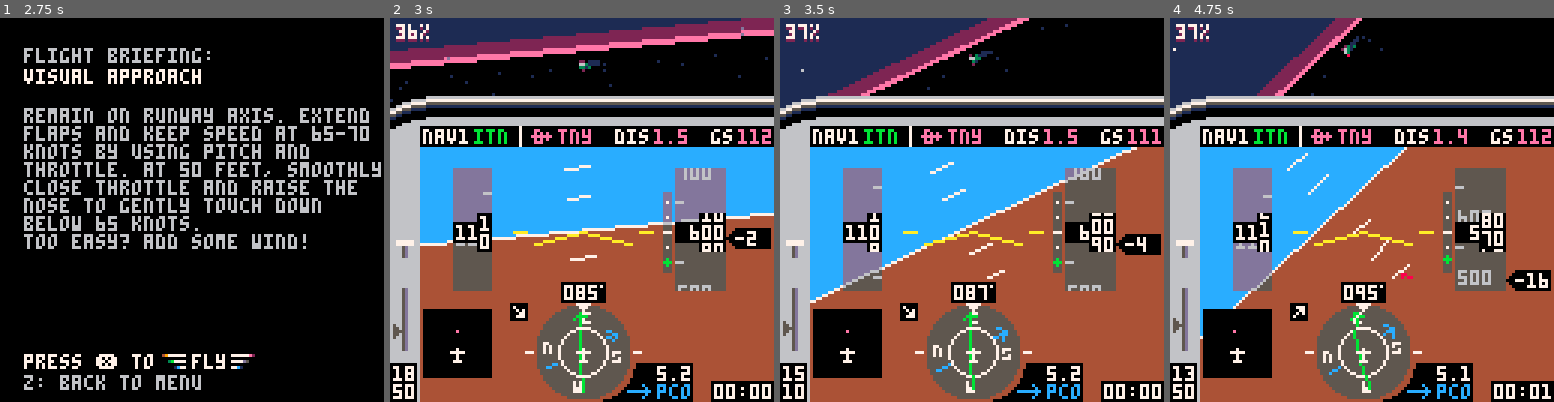
Above: before the commit, frames 1-4 (left to right).
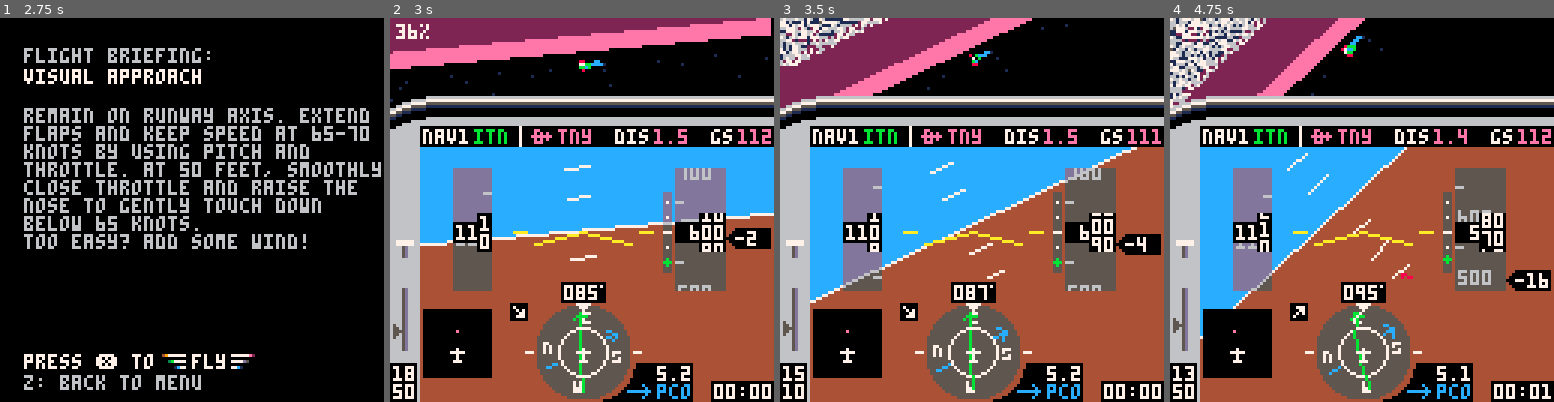
Above: after the commit, the same moments.

Repository: freds72/tiny_sim
Game: PICO-8 cartridge carts/tinysim.p8
Same seed, same stepped clock (60 frames per second), same inputs: the game is played once before the commit and once after it.
Inputs:
- Up to frame 1 (2.75 s): tap O (Z key) at 0.33, 0.7, 1.43, 2.22 s; tap X (X key) at 1.07, 2.07, 2.4, 2.73 s; hold Left 1.97-2.37 s; hold Down from 2.42 s (still down)
- Up to frame 2 (3 s): release Down at 2.82 s; hold Right from 2.87 s (still down)
- Up to frame 3 (3.5 s): keep holding Right; tap X (X key) at 3.07, 3.4 s; tap O (Z key) at 3.1 s
- Up to frame 4 (4.75 s): release Right at 3.53 s; hold Up 3.58-4.08 s; tap X (X key) every 0.33 s from 3.73 to 4.73 s; tap O (Z key) at 3.98 s; hold Right 4.13-4.53 s; hold Down from 4.58 s (still down)

Frame 1 is identical in both runs. In frame 2, 6.8% of the frame differs, in the area x 0-100%, y 0-15%; in frame 3, 8.2%, in the area x 0-66%, y 0-24%; in frame 4, 7.2%.

Commit message:
textured cloud layer removed lightline

Diff:
--- a/carts/tinysim.p8
+++ b/carts/tinysim.p8
@@ -16,7 +16,7 @@
 
 --weather (name,wind,ceiling,bg color,sky gradient,light_ramp x offset, inverse light distance)
 local wx={
-	{name="clear, calm",dir={0,0},sky_gradient={0xee,0xffff,0x2e,0xffff,0x11,0xffff}},
+	{name="clear, calm",dir={0,0},ceiling=20000,sky_gradient={0xee,0xffff,0x2e,0xffff,0x11,0xffff}},
   {name="clouds, breezy",dir={60,10},ceiling=500,bkg_color=5,sky_gradient={0x66,0xa5a5,0x65,0xa5a5,0x55,0xa5a5},light_ramp=68,light_dist=12},
   {name="low clouds, stormy",dir={10,30},ceiling=200,bkg_color=5,sky_gradient={0x66,0xa5a5,0x65,0xa5a5,0x55,0xa5a5},light_ramp=68,light_dist=8}}
 
@@ -884,8 +884,8 @@
 	 elseif menu==3 then
 	   drawbriefing()
 	 else
-	 	cls(wx[wnd].bkg_color or 0)
- 		clip()
+	 	cls(0) --wx[wnd].bkg_color or 0)
+ 		clip(0,0,127,40)
    -- 3d
 	  draw_ground()
 	  zbuf_draw()
@@ -953,9 +953,6 @@
  sset(74,0,sget(72,c))
 	light_shades[c]=unpack_ramp(74,0)
 end
-
---
-local dither_pat={0b1111111111111111,0b0111111111111111,0b0111111111011111,0b0101111111011111,0b0101111101011111,0b0101101101011111,0b0101101101011110,0b0101101001011110,0b0101101001011010,0b0001101001011010,0b0001101001001010,0b0000101001001010,0b0000101000001010,0b0000001000001010,0b0000001000001000,0b0000000000000000}
 
 -- zbuffer (kind of)
 local drawables={}
@@ -1150,12 +1147,13 @@
 
 		-- draw line
 		if viz==true then
-   local x0,y0,z0,w0=cam:project2d(a)
-   local x1,y1,z1,w1=cam:project2d(b)
+   local p0=cam:project2d(a)
+   local p1=cam:project2d(b)
    -- is it a light line?
    if e.n then
-     local bloom=lerp(24,12,mid(-20*v_dot({cam.m[3],cam.m[7],cam.m[11]},v_up),0,1))
-     lightline(x0,y0,x1,y1,c,0,w0,t*e.n,w1,bloom,out)
+     --local bloom=lerp(24,12,mid(-20*v_dot({cam.m[3],cam.m[7],cam.m[11]},v_up),0,1))
+     --lightline(x0,y0,x1,y1,c,0,w0,t*e.n,w1,bloom,out)
+     line(p0[1],p0[2],p1[1],p1[2],c)
    else
      --line(x0,y0,x1,y1,c)
    end
@@ -1204,15 +1202,19 @@
 		if d1>0 then
 			if d0<=0 then
 				local r=make_v(v0,v1)
-				v_scale(r,d0/(d0-d1))
+				local t=d0/(d0-d1)
+				v_scale(r,t)
 				v_add(r,v0)
+				if(v0[4]) r[4],r[5]=lerp(v0[4],v1[4],t),lerp(v0[5],v1[5],t)
 				add(res,r)
 			end
 			add(res,v1)
 		elseif d0>0 then
 			local r=make_v(v0,v1)
-			v_scale(r,d0/(d0-d1))
+			local t=d0/(d0-d1)
+			v_scale(r,t)
 			v_add(r,v0)
+			if(v0[4]) r[4],r[5]=lerp(v0[4],v1[4],t),lerp(v0[5],v1[5],t)
 			add(res,r)
 		end
 		v0,d0=v1,d1
@@ -1251,17 +1253,6 @@
       m_inv(self.m)
       m_inv(self.m_billboard)
 		end,
-		project=function(self,x,y,z)
-			-- world to view
-			x-=self.pos[1]
-			y-=self.pos[2]
-			z-=self.pos[3]
-			x,y,z=m_x_xyz(self.m,x,y,z)
-
-			-- view to screen
-	 	  local w=focal/z
- 		  return x0+x*w,y0-y*w,z,w
-    end,
     -- to camera space
     modelview=function(self,m,v)
       v=v_clone(v)
@@ -1276,7 +1267,7 @@
     project2d=function(self,v)
   	  -- view to screen
   	  local w=focal/v[3]
-  	  return x0+v[1]*w,y0-v[2]*w,v[3],w
+  	  return {x0+v[1]*w,y0-v[2]*w,w,v[4] and v[4]*w,v[5] and v[5]*w}
 		end,
 		-- draw the given vertices using function fn
 		-- performs cam space clipping
@@ -1289,6 +1280,7 @@
 	return c
 end
 
+--[[
 local stars={}
 for i=1,48 do
 	local v={rnd()-0.5,rnd(0.25),rnd()-0.5}
@@ -1298,32 +1290,34 @@
 	v_scale(v,32)
 	add(stars,v)
 end
-
+]]
 function draw_clouds()
  local ceiling=wx[wnd].ceiling
  -- clear sky?
  if not ceiling then
   -- stars
- 	for _,v in pairs(stars) do
+  --[[
+ 	  for _,v in pairs(stars) do
 			local x,y,z,w=cam:project(cam.pos[1]+v[1],cam.pos[2]+v[2],cam.pos[3]+v[3])
 			if(z>0) pset(x,y,v.c)
 		end
+    ]]
 		return
  end
 
  local cloudy=ceiling/120-cam.pos[2]
- local zfar=2048
+ local zfar=512
  local cloudplane={
-			{zfar,cloudy,zfar},
-			{-zfar,cloudy,zfar},
-			{-zfar,cloudy,-zfar},
-			{zfar,cloudy,-zfar}}
+			{zfar,cloudy,zfar,0,0},
+			{-zfar,cloudy,zfar,32*16,0},
+			{-zfar,cloudy,-zfar,32*16,32*16},
+			{zfar,cloudy,-zfar,0,32*16}}
  for _,v in pairs(cloudplane) do
-    m_x_v(cam.m_billboard,v)
+    m_x_v(cam.m,v)
  end
  --
  local clipplanes={
-	  {0,0,-1},{0,0,0.25},
+	  {0,0,-1},{0,0,1},
 		{0.707,0,-0.707},{0.25,0,0},
 		{-0.707,0,-0.707},{0,0,0},
 		{0,0.707,-0.707},{0,0,0},
@@ -1331,15 +1325,12 @@
 	for i=1,#clipplanes,2 do
 	 cloudplane=plane_poly_clip(clipplanes[i],clipplanes[i+1],cloudplane)
 	end
- --fillp(dither_pat[flr((#dither_pat-1)*mid(abs(cloudy/2),0,1))+1]+0x.ff)
- fillp(0xa5a5)
- project_poly(cloudplane,cloudy>0 and 0x15 or 0x50)
- fillp()
+ project_texpoly(cloudplane)
 end
 
 function draw_ground(self)
 	-- draw horizon
-	local zfar=-2048
+	local zfar=-512
 	local x,y=-zfar,zfar
 	local farplane={
 			{x,y,zfar},
@@ -1354,7 +1345,6 @@
 		-- ground location in cam space
 		local p={0,cam.pos[2]-48*k*k,0}
 		m_x_v(cam.m,p)
-		local x,y,z,w=cam:project2d(p)
 		farplane=plane_poly_clip(n,p,farplane)
 		fillp(sky_gradient[i+1])
     -- display
@@ -1374,95 +1364,40 @@
 		local ii=scale*i-dx+x0
 		for j=-4,4 do
 			local jj=scale*j-dy+z0
-			local x,y,z,w=cam:project(ii,0,jj)
-			if z>0 then
-				pset(x,y,1)
+			local v={ii,0,jj}
+			v_add(v,cam.pos,-1)
+   m_x_v(cam.m,v)
+			v=cam:project2d(v)
+			if v[3]>0 then
+				pset(v[1],v[2],1)
 			end
- 	  end
+ 	end
 	end
 end
 
 function project_poly(p,c)
 	if #p>2 then
-		local x0,y0=cam:project2d(p[1])
-		local x1,y1=cam:project2d(p[2])
+		local p0=cam:project2d(p[1])
+		local p1=cam:project2d(p[2])
 		for i=3,#p do
-			local x2,y2=cam:project2d(p[i])
-			trifill(x0,y0,x1,y1,x2,y2,c)
-			x1,y1=x2,y2
-		end
-	end
-end
-
--- draw a light line
-function lightline(x0,y0,x1,y1,c,u0,w0,u1,w1,bloom,out)
-
-  -- get color ramp from weather
-  local ramp,light_dist=wx[wnd].light_ramp or 64,wx[wnd].light_dist or 2
-
- local w,h=abs(x1-x0),abs(y1-y0)
-
- local prevu=-1
- if h>w then
-  -- order points on y
-  if(y0>y1) x0,y0,x1,y1,u0,u1,w0,w1=x1,y1,x0,y0,u1,u0,w1,w0
-  w,h=x1-x0,y1-y0
-	 local du,dw=(u1*w1-u0*w0)/h,(w1-w0)/h
-
-   -- y-major
-    u0*=w0
-	 if y0<0 then
-		 local t=-y0/h
-		 -- todo: unroll lerp
-	  x0,y0,u0,w0=x0+w*t,0,lerp(u0,u1*w1,t),lerp(w0,w1,t)
-	  prevu=nil
-  end
-
-   for y=y0,min(y1,40) do
-		  local u=flr(u0/w0)
-    if prevu and prevu!=u then
-     pset(x0,y,sget(ramp+3*mid(w0/light_dist,0,1),c))
-      -- avoid too many lights!
-      if bloom and w0>bloom then
-        add(out,{key=-w0,x=x0,y=y,c=c,kind=0})
-      end
-     end
-     x0+=w/h
-     u0+=du
-     w0+=dw
-     prevu=u
-    end
-  else
-   -- x-major
-	  if(x0>x1) x0,y0,x1,y1,u0,u1,w0,w1=x1,y1,x0,y0,u1,u0,w1,w0
-	  w,h=x1-x0,y1-y0
-	  local du,dw=(u1*w1-u0*w0)/w,(w1-w0)/w
-
-	  u0*=w0
-	  if x0<0 then
-	    local t=-x0/w
-	    -- u is not linear
-	    -- u*w is
-	    x0,y0,u0,w0=0,y0+h*t,lerp(u0,u1*w1,t),lerp(w0,w1,t)
-	    prevu=nil
-	  end
-
-
-   for x=x0,min(x1,127) do
-		  local u=flr(u0/w0)
-      if prevu and prevu!=u then
-        pset(x,y0,sget(ramp+3*mid(w0/light_dist,0,1),c))
-	  	  if bloom and w0>bloom then
-			    add(out,{key=-w0,x=x,y=y0,c=c,kind=0})
-			  end
-			end
-		  y0+=h/w
-		  u0+=du
-		  w0+=dw
-		  prevu=u
-	  end
-	end
-end
+			local p2=cam:project2d(p[i])
+			trifill(p0[1],p0[2],p1[1],p1[2],p2[1],p2[2],c)
+			p1=p2
+		end
+	end
+end
+
+function project_texpoly(p)
+	if #p>2 then
+		local p0,p1=cam:project2d(p[1]),cam:project2d(p[2])
+		for i=3,#p do
+			local p2=cam:project2d(p[i])
+			tritex(p0,p1,p2)
+			p1=p2
+		end
+	end
+end
+
 -->8
 -- trifill
 -- by @p01
@@ -1634,6 +1569,71 @@
 -- do it
 unpack_models(m_scale)
 
+-->8
+-- tritex
+function trapezefill(l,dl,r,dr,start,finish)
+	local l,dl={
+		l[1],l[3],l[4],l[5],
+		r[1],r[3],r[4],r[5]},{
+		dl[1],dl[3],dl[4],dl[5],
+		dr[1],dr[3],dr[4],dr[5]}
+	local dt=1/(finish-start)
+	for k,v in pairs(dl) do
+		dl[k]=(v-l[k])*dt
+	end
+
+	-- cliping
+	if start<0 then
+		for k,v in pairs(dl) do
+			l[k]-=start*v
+		end
+		start=0
+	end
+
+	-- rasterization
+	for j=start,min(finish,40) do
+		--rectfill(l[1],j,r[1],j,11)
+		local len=l[5]-l[1]
+		if len>0 then
+			local w0,u0,v0=l[2],l[3],l[4]
+			local dw,du,dv=(l[6]-w0)/len,(l[7]-u0)/len,(l[8]-v0)/len
+			for i=l[1],l[5] do
+				local c=sget(96+(u0/w0)%32,(v0/w0)%32)
+				if(c!=11) pset(i,j,c)
+				u0+=du
+				v0+=dv
+				w0+=dw
+			end
+  end
+		for k,v in pairs(dl) do
+			l[k]+=v
+		end
+	end
+end
+function tritex(v0,v1,v2)
+	local x0,x1,x2=v0[1],v1[1],v2[1]
+	local y0,y1,y2=v0[2],v1[2],v2[2]
+if(y1<y0)v0,v1,x0,x1,y0,y1=v1,v0,x1,x0,y1,y0
+if(y2<y0)v0,v2,x0,x2,y0,y2=v2,v0,x2,x0,y2,y0
+if(y2<y1)v1,v2,x1,x2,y1,y2=v2,v1,x2,x1,y2,y1
+
+	-- mid point
+	local v02,mt={},1/(y2-y0)*(y1-y0)
+	for k,v in pairs(v0) do
+		v02[k]=v+(v2[k]-v)*mt
+	end
+	if(x1>v02[1])v1,v02=v02,v1
+
+	-- upper trapeze
+	-- x u v
+	trapezefill(v0,v1,v0,v02,y0,y1)
+	-- lower trapeze
+	trapezefill(v1,v2,v02,v2,y1,y2)
+
+end
+
+
+
 
 
 
Not shown, changed: 64 lines of the sprite sheet (__gfx__) section of carts/tinysim.p8
